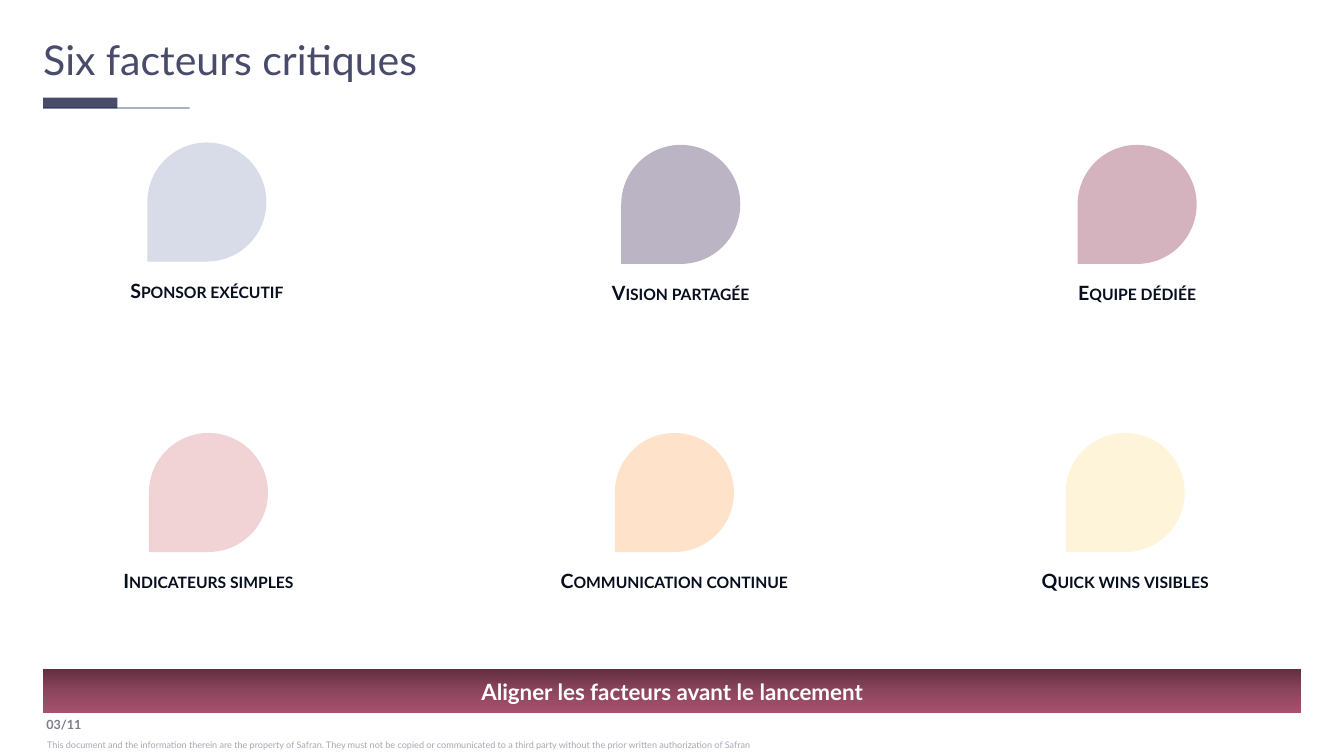
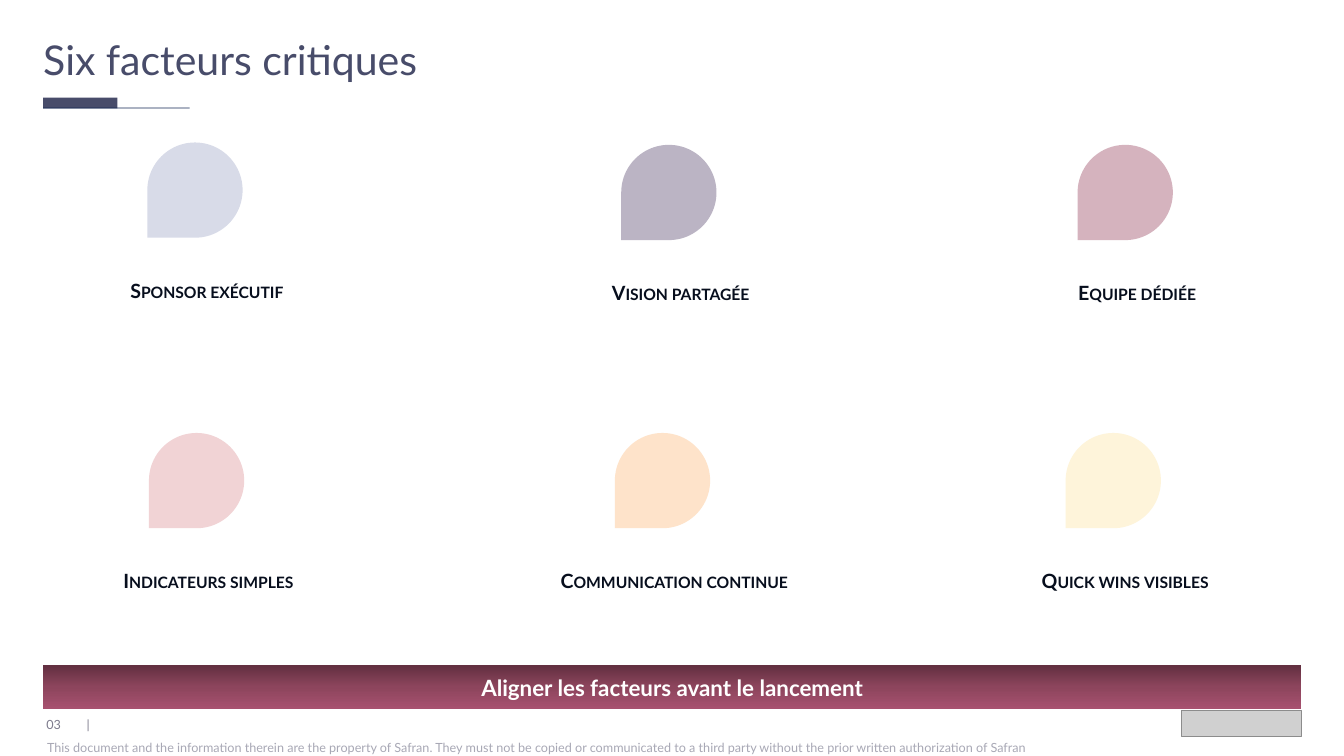
Before and after one commit to jpapasidero/Skill_Jessica_template_Claude, a slide deck: slide 3 of test_corretion_elements_graphiques.pptx. Drawn at 1344x756 pixels with LibreOffice and Linux fonts; fonts in the diff are those of the drawing; grey boxes stand for pictures. Boxes give left, top, right and bottom in pixels: in the first picture for what was removed or moved away, otherwise in the second. Text is boxed around its words. In the diff, an @@ line names an element or a change of style, - is before the commit and + after.

```diff
--- a/test_corretion_elements_graphiques.pptx
+++ b/test_corretion_elements_graphiques.pptx
@@ teardrop: place and size @@
-teardrop at (147,142,266,261)
+teardrop at (147,142,242,237)
@@ teardrop: place and size @@
-teardrop at (621,145,740,264)
+teardrop at (621,145,716,240)
@@ teardrop: place and size @@
-teardrop at (1078,145,1197,264)
+teardrop at (1078,145,1173,240)
@@ teardrop: place and size @@
-teardrop at (149,434,268,553)
+teardrop at (149,434,244,528)
@@ teardrop: place and size @@
-teardrop at (615,434,734,553)
+teardrop at (615,434,710,528)
@@ teardrop: place and size @@
-teardrop at (1066,434,1185,553)
+teardrop at (1066,434,1160,528)
@@ text "Aligner les facteurs avant le ...": place and size @@
-text "Aligner les facteurs avant le ..." at (481,683,863,704)
+text "Aligner les facteurs avant le ..." at (481,679,863,700)
@@ rectangle: place and size @@
-rectangle at (43,669,1302,713)
+rectangle at (43,665,1302,709)
@@ picture added at (1182,711,1302,736) @@
@@ text "This document and the information ..." at (47,743,1026,754): size 6.5 to 9 pt @@
@@ text at (46,720,61,729): text changed; bold off @@
-03/11
+03 |
```
Also in this commit, not shown: 10 other slides changed, 4 other files.
